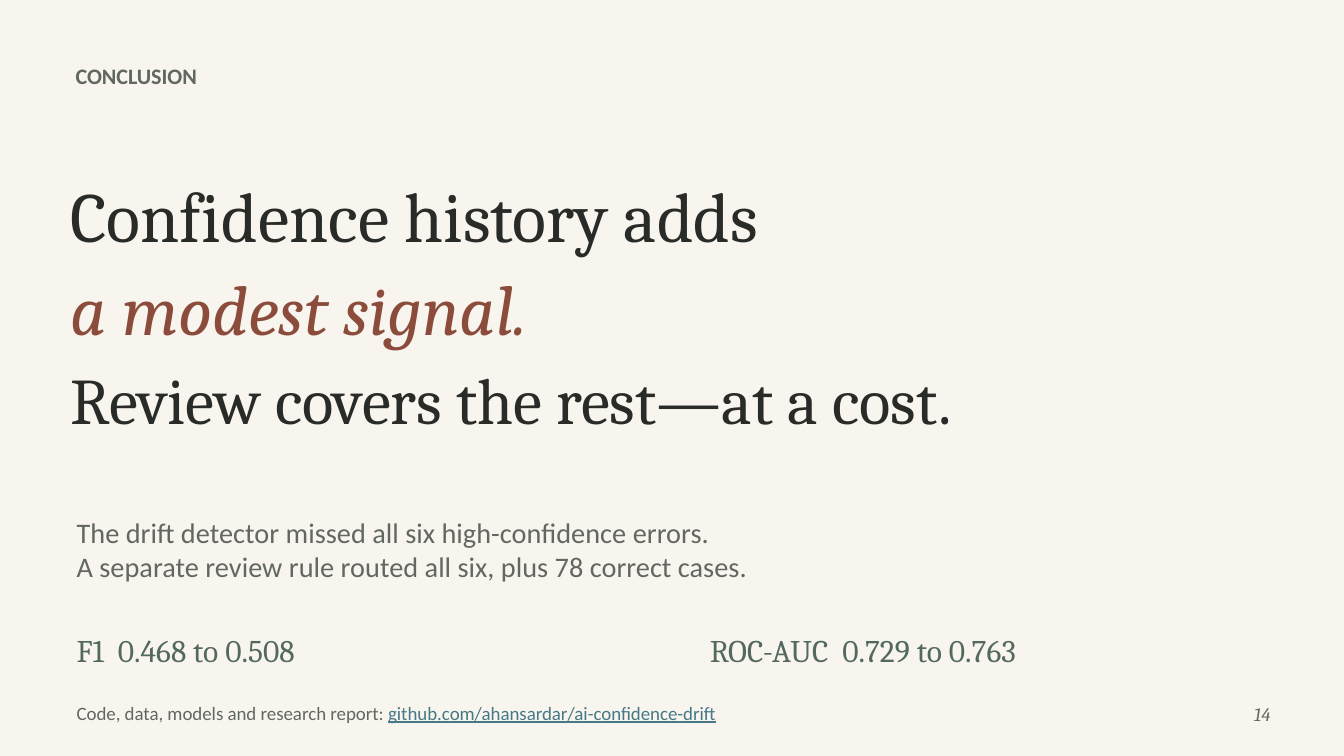
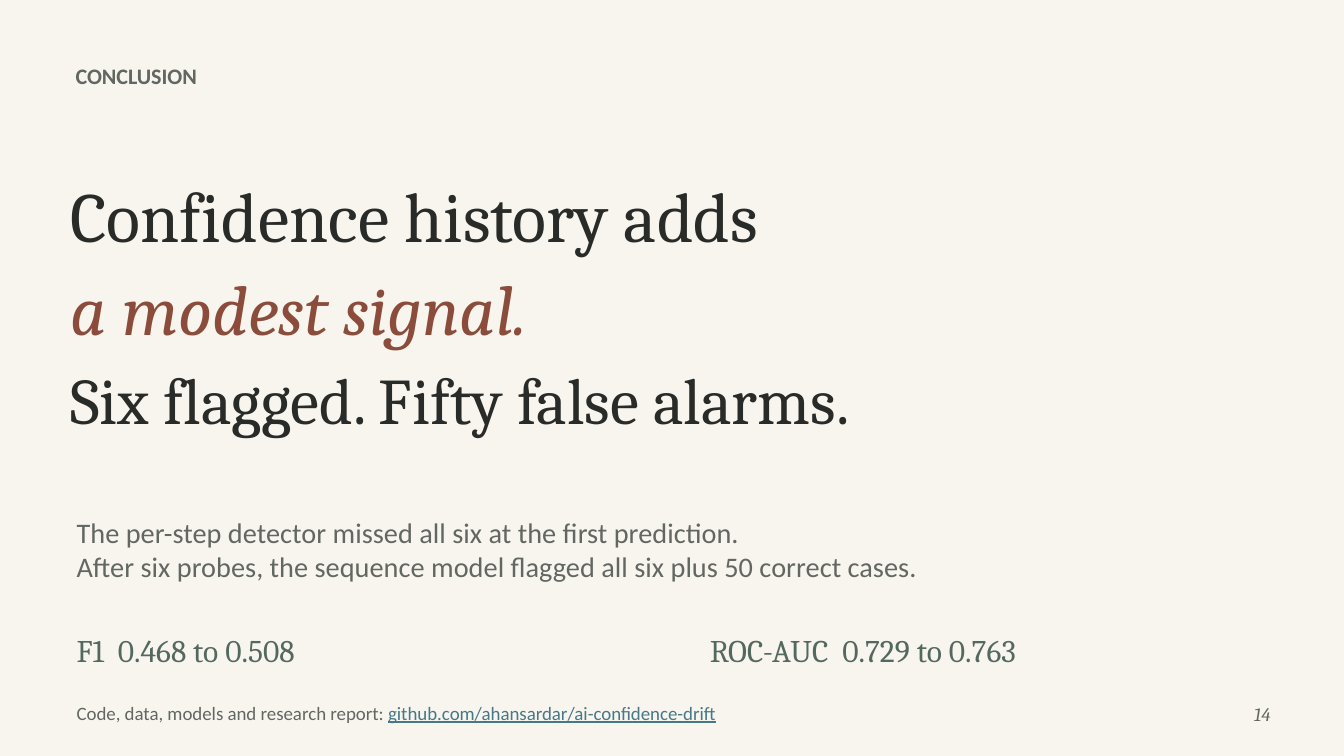
Before and after one commit to ahansardar/ai-confidence-drift, a slide deck: slide 14 of reports/presentation/AI_Confidence_Drift_Presentation.pptx. Drawn at 1344x756 pixels with LibreOffice and Linux fonts; fonts in the diff are those of the drawing. Boxes give left, top, right and bottom in pixels: in the first picture for what was removed or moved away, otherwise in the second. Text is boxed around its words. In the diff, an @@ line names an element or a change of style, - is before the commit and + after.

Commit message:
Train sequence detector for original high-confidence errors

```diff
--- a/reports/presentation/AI_Confidence_Drift_Presentation.pptx
+++ b/reports/presentation/AI_Confidence_Drift_Presentation.pptx
@@ text at <box>70,378,849,439</box>: text changed @@
-Review covers the rest—at a cost.
+Six flagged. Fifty false alarms.
@@ text at <box>77,523,917,582</box>: text changed @@
-The drift detector missed all six high-confidence errors.
-A separate review rule routed all six, plus 78 correct cases.
+The per-step detector missed all six at the first prediction.
+After six probes, the sequence model flagged all six plus 50 correct cases.
```
Also in this commit, not shown: 3 other slides changed, 11 other files.
